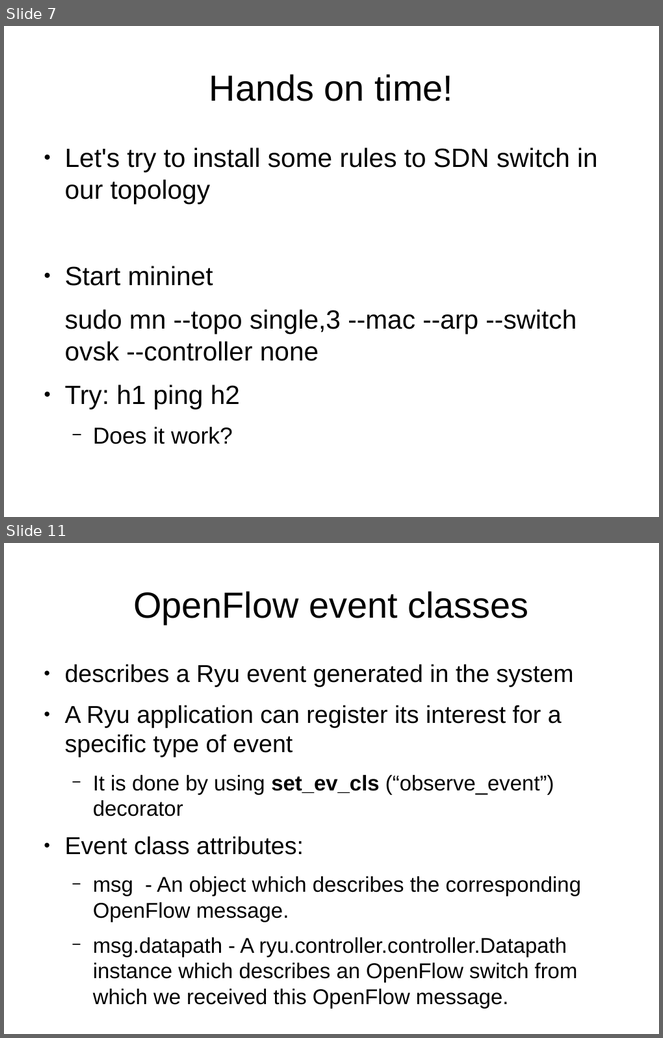
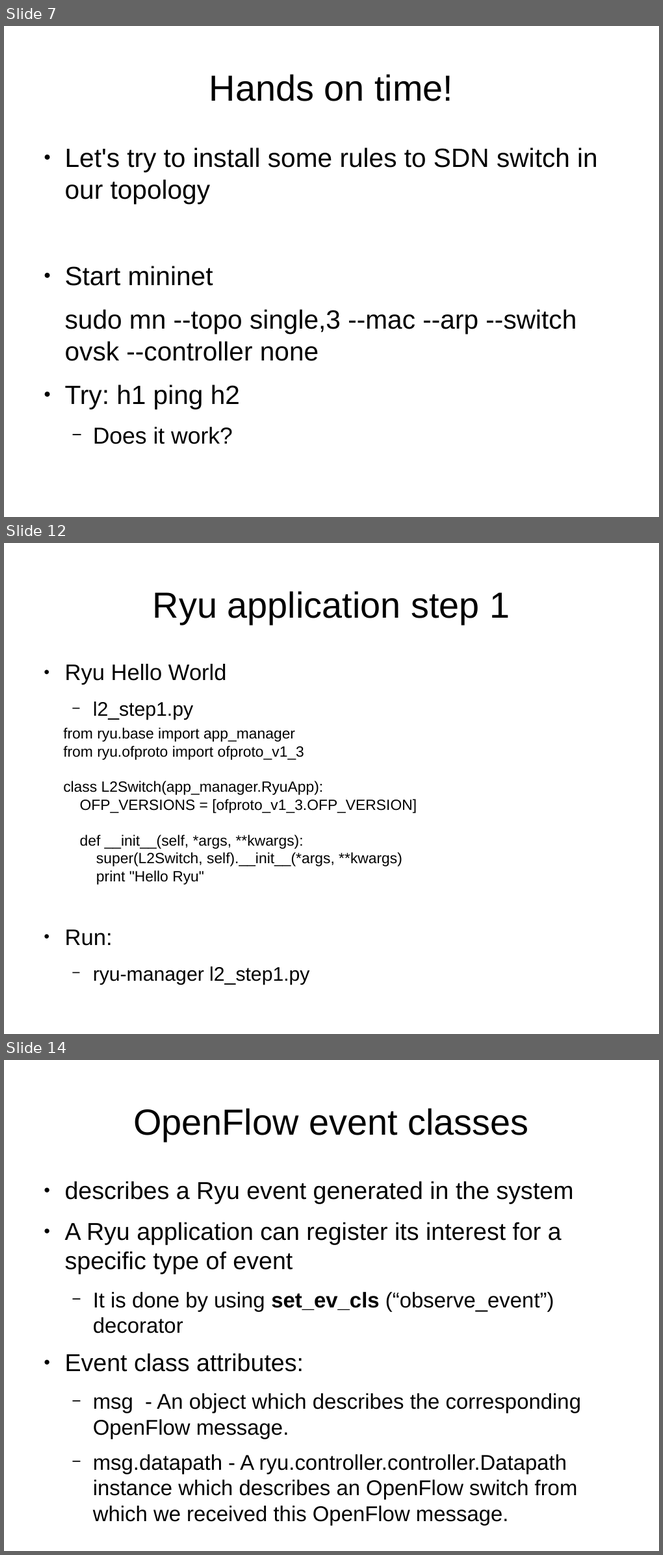
Before and after one commit to michalg9/sdnws, a slide deck: presentation.odp. Shown one above the other, each under a label of ours: slides 7 and 11 before the commit, slides 7, 12 and 14 after it; the slides between them are not shown. The pictures are 663x1038 and 663x1555 pixels, drawn with LibreOffice and Linux fonts; fonts in the diff are those of the drawing. Boxes give left, top, right and bottom in pixels: in the first picture for what was removed or moved away, otherwise in the second. Text is boxed around its words. In the diff, an @@ line names an element or a change of style, - is before the commit and + after.

```diff
--- a/presentation.odp
+++ b/presentation.odp
@@ slide 12 added at bbox=[4, 543, 659, 1034], background #FFFFFF @@
@@ title added at bbox=[153, 591, 510, 624], 44 pt, text #000000 @@
+Ryu application step 1
@@ text added at bbox=[65, 664, 310, 985], 23.8 pt, text #000000 @@
+● Ryu Hello World
+  − l2_step1.py
+● Run:
+  − ryu-manager l2_step1.py
@@ text added at bbox=[63, 728, 417, 885], 18 pt, text #000000 @@
+from ryu.base import app_manager
+from ryu.ofproto import ofproto_v1_3
+class L2Switch(app_manager.RyuApp):
+OFP_VERSIONS = [ofproto_v1_3.OFP_VERSION]
+def __init__(self, *args, **kwargs):
+super(L2Switch, self).__init__(*args, **kwargs)
+print "Hello Ryu"
@@ what was slide 11 is now slide 14 @@
```
Also in this commit, not shown: 1 slide changed, 4 other slides added, 2 slides removed, 6 other files.
